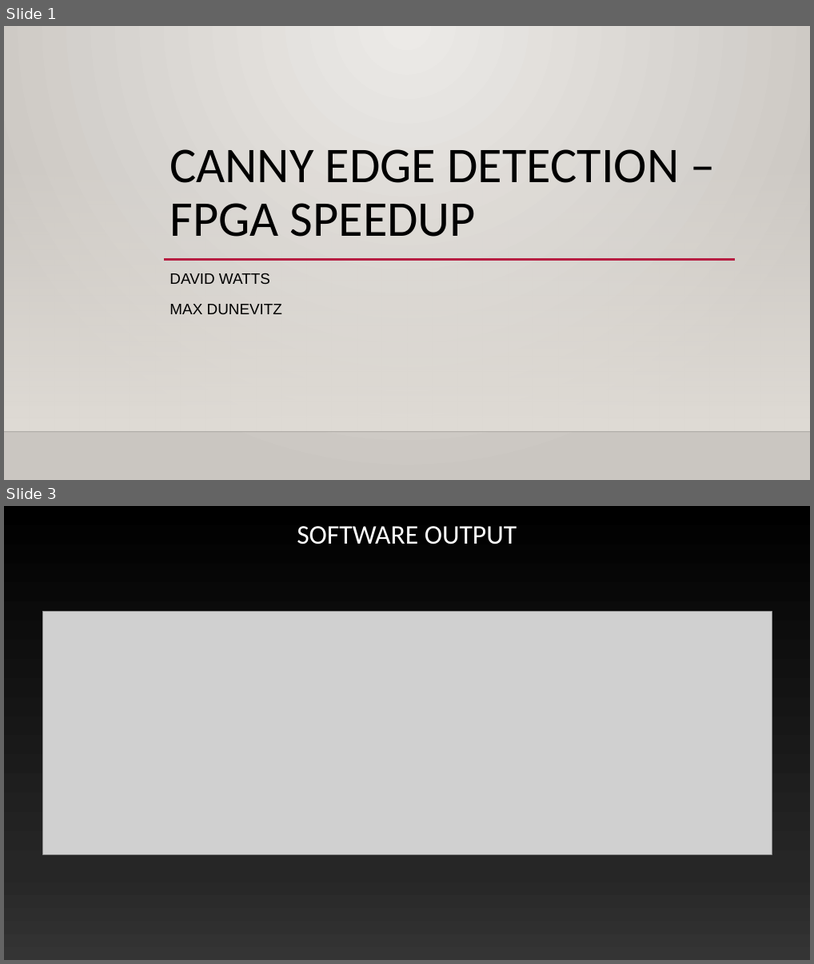
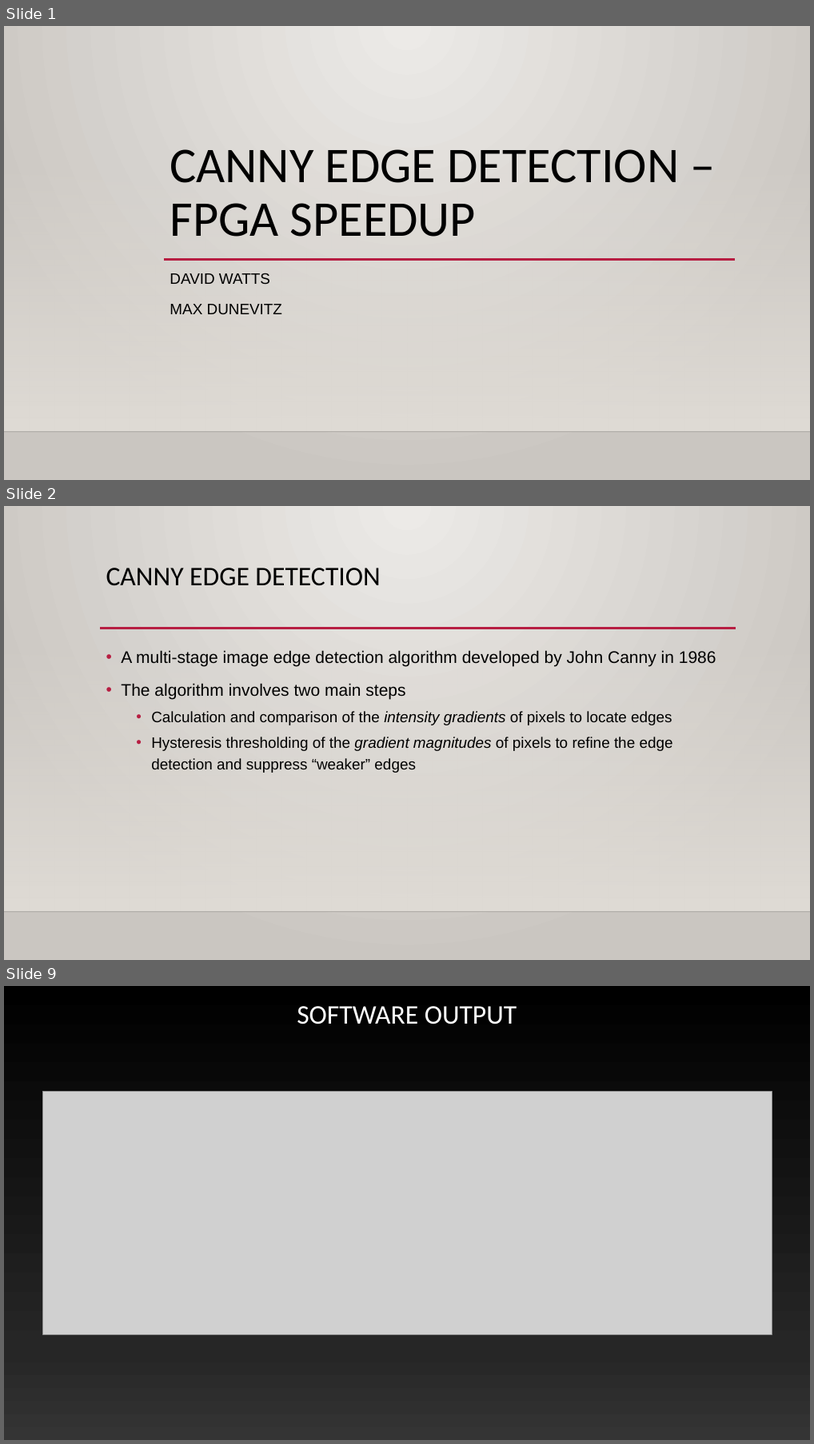
Before and after one commit to Maximus32/Reconfig-Canny, a slide deck: Deliverables/Canny edge detection – fpga speedup.pptx. Shown one above the other, each under a label of ours: slides 1 and 3 before the commit, slides 1, 2 and 9 after it; the slides between them are not shown. The pictures are 814x964 and 814x1444 pixels, drawn with LibreOffice and Linux fonts; fonts in the diff are those of the drawing; grey boxes stand for pictures; background and template pictures are left out. Boxes give left, top, right and bottom in pixels: in the first picture for what was removed or moved away, otherwise in the second. Text is boxed around its words. In the diff, an @@ line names an element or a change of style, - is before the commit and + after.

```diff
--- a/Deliverables/Canny edge detection – fpga speedup.pptx
+++ b/Deliverables/Canny edge detection – fpga speedup.pptx
@@ slide 2 added at <box>4,506,810,960</box>, background gradient #ECEAE7 to #CAC7C1; not listed: 2 template elements that a slide beside it also shows @@
@@ title added at <box>106,568,380,586</box>, 32 pt, text #000000 @@
+CANNY EDGE DETECTION
@@ line added from (100, 628) to (736, 628), #B71E42 2.5 pt @@
@@ text added at <box>121,650,717,772</box>, 18 pt, text #000000 @@
+• A multi-stage image edge detection algorithm developed by John Canny in 1986
+• The algorithm involves two main steps
+  • Calculation and comparison of the intensity gradients of pixels to locate edges
+  • Hysteresis thresholding of the gradient magnitudes of pixels to refine the edge detection and suppress “weaker” edges
@@ what was slide 3 is now slide 9 @@
```
Also in this commit, not shown: 3 slides changed, 7 other slides added, 2 slides removed, 1 other file.
